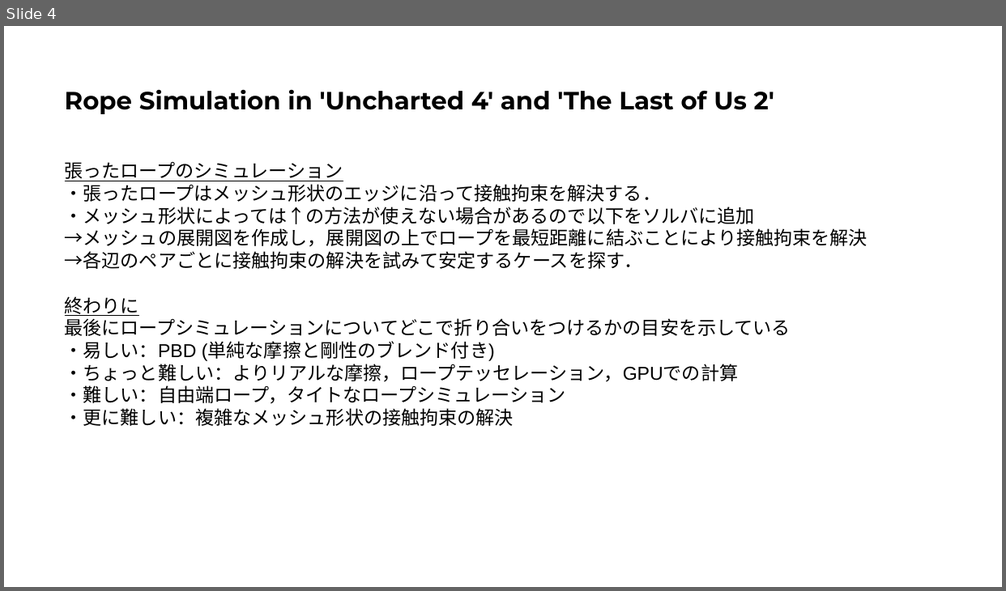
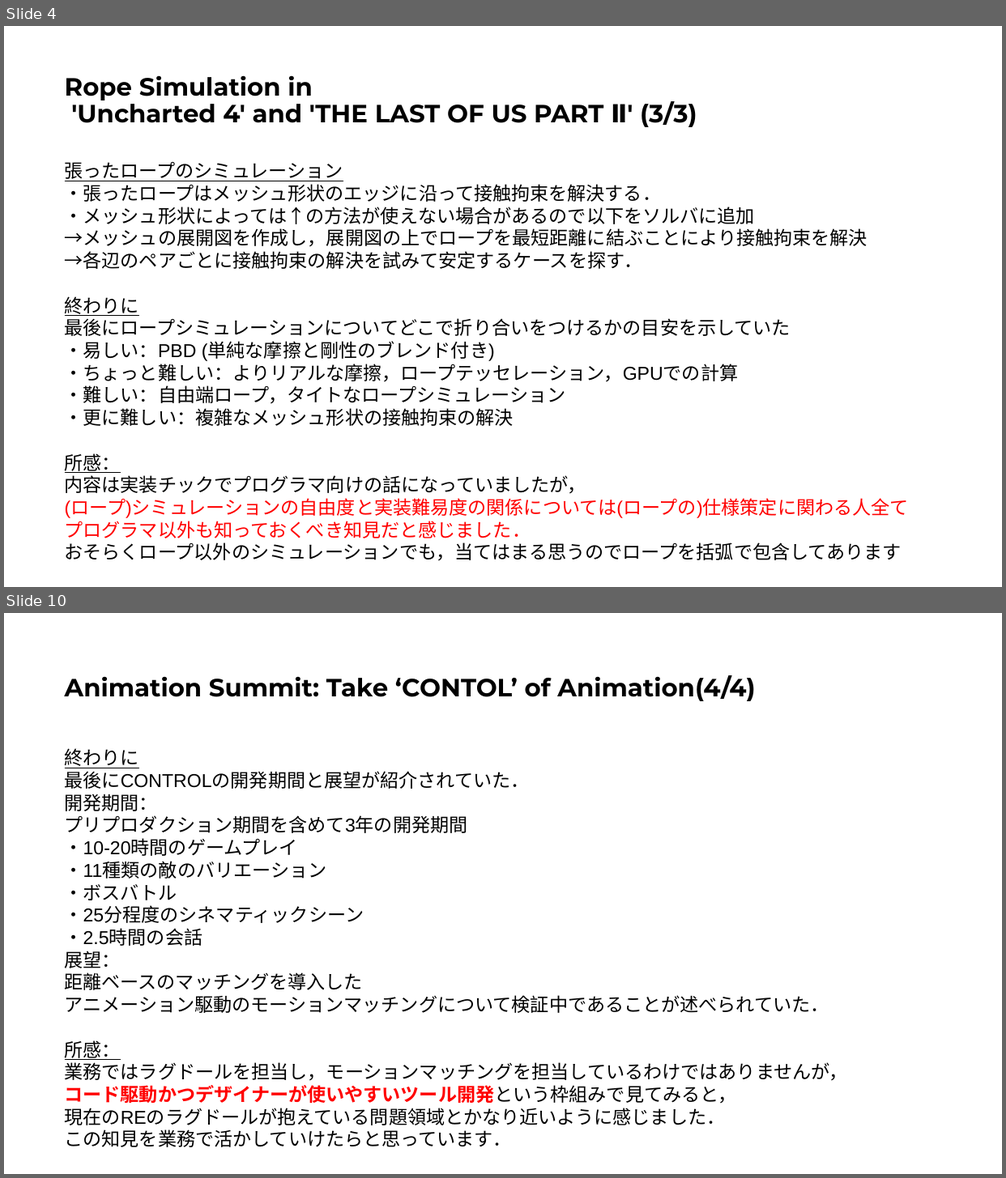
Before and after one commit to IchigoPantsu/test, a slide deck: rope.pptx. Shown one above the other, each under a label of ours: slide 4 before the commit, slides 4 and 10 after it; the slides between them are not shown. The pictures are 1006x591 and 1006x1178 pixels, drawn with LibreOffice and Linux fonts; fonts in the diff are those of the drawing. Boxes give left, top, right and bottom in pixels: in the first picture for what was removed or moved away, otherwise in the second. Text is boxed around its words. In the diff, an @@ line names an element or a change of style, - is before the commit and + after.

```diff
--- a/rope.pptx
+++ b/rope.pptx
@@ slide 10 added at <box>4,613,1002,1174</box>, background #FFFFFF @@
@@ title added at <box>65,675,755,701</box>, 24 pt, text #000000, bold @@
+Animation Summit: Take ‘CONTOL’ of Animation(4/4)
@@ text added at <box>65,748,848,1148</box>, 18 pt, text #000000 @@
+終わりに
+最後にCONTROLの開発期間と展望が紹介されていた．
+開発期間：
+プリプロダクション期間を含めて3年の開発期間
+・10-20時間のゲームプレイ
+・11種類の敵のバリエーション
+・ボスバトル
+・25分程度のシネマティックシーン
+・2.5時間の会話
+展望：
+距離ベースのマッチングを導入した
+アニメーション駆動のモーションマッチングについて検証中であることが述べられていた．
+所感：
+業務ではラグドールを担当し，モーションマッチングを担当しているわけではありませんが，
+コード駆動かつデザイナーが使いやすいツール開発という枠組みで見てみると，
+現在のREのラグドールが抱えている問題領域とかなり近いように感じました．
+この知見を業務で活かしていけたらと思っています．
@@ slide 4 changed as well @@
@@ title at <box>65,75,697,128</box>: text changed @@
-Rope Simulation in 'Uncharted 4' and 'The Last of Us 2'
+Rope Simulation in
+'Uncharted 4' and 'THE LAST OF US PART Ⅱ' (3/3)
@@ text at <box>65,318,791,336</box>: text changed @@
-最後にロープシミュレーションについてどこで折り合いをつけるかの目安を示している
+最後にロープシミュレーションについてどこで折り合いをつけるかの目安を示していた
@@ text at <box>65,454,909,561</box>: paragraphs added @@
+所感：
+内容は実装チックでプログラマ向けの話になっていましたが，
+(ロープ)シミュレーションの自由度と実装難易度の関係については(ロープの)仕様策定に関わる人全て
+プログラマ以外も知っておくべき知見だと感じました．
+おそらくロープ以外のシミュレーションでも，当てはまる思うのでロープを括弧で包含してあります
```
Also in this commit, not shown: 2 other slides changed, 15 other slides added.
